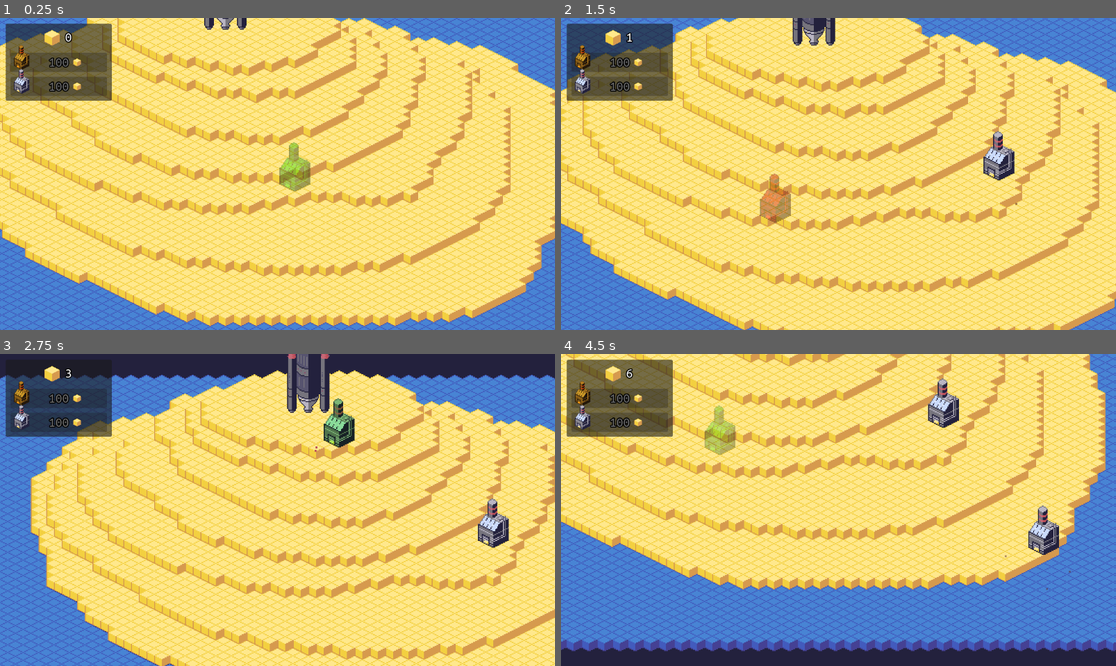
Above: before the commit, frames 1-4 (two rows, left to right).
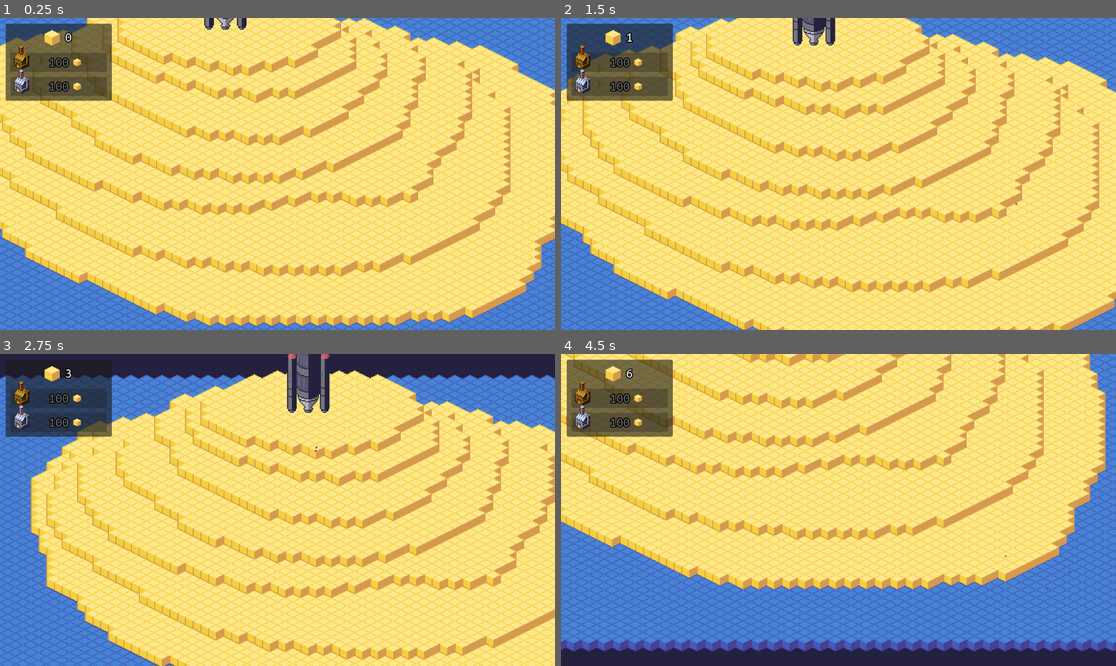
Above: after the commit, the same moments.

Repository: paul-maxime/rocket-of-sand
Game: Godot game, scene res://scenes/MainScene.tscn
The game is run twice, just before and just after one commit, with the same random seed, the same clock (stepped at 60 frames per second) and the same inputs.
Inputs (mouse positions are in pixels of both pictures, inside the frame that each line leads up to):
- Up to frame 1 (0.25 s): no input
- Up to frame 2 (1.5 s): move the mouse to (960, 158) at 0.52 s; click (960, 158) at 0.67 s; drag from (727, 189) to (810, 236) at 1.27 s
- Up to frame 3 (2.75 s): move the mouse to (333, 441) at 2.02 s; click (333, 441) at 2.17 s
- Up to frame 4 (4.5 s): drag from (810, 572) to (672, 463) at 2.77 s; move the mouse to (1005, 556) at 3.52 s; click (1005, 556) at 3.67 s; drag from (672, 463) to (755, 432) at 4.27 s

The runs differ from the first frame. In frame 1, 0.6% of the frame differs, in the area x 50-56%, y 39-56%; in frame 2, 1.2%; in frame 3, 1.2%; in frame 4, 1.8%, in the area x 25-90%, y 7-65%.

Commit message:
Link build to button

Diff:
--- a/scripts/BuildingManager.gd
+++ b/scripts/BuildingManager.gd
@@ -4,6 +4,8 @@
 @export var building_prefab: PackedScene
 
 var preview
+var build_mode = false
+var building_type = ''
 
 func _ready():
 	var event_manager = $'../EventManager'
@@ -12,9 +14,12 @@
 	preview.coordinates = []
 	preview.layer = 0
 	preview.island = tile_map
+	preview.visible = false
 	preview.get_child(0).visible = true
 	add_child(preview)
 	event_manager.block_hovered.connect(move_preview)
+	$'/root/MainScene/CanvasLayer/Panel/BuyDrillButton'.pressed.connect(preview_drill)
+	$'/root/MainScene/CanvasLayer/Panel/BuyFactoryButton'.pressed.connect(preview_factory)
 
 func check_free_space(layer, coordinate):
 	var cell = tile_map.get_cell_tile_data(layer, coordinate)
@@ -41,6 +46,8 @@
 	return building_coordinates
 
 func place_building(block_type, layer, coordinate, screen_coordinate, wall_click):
+	if (!build_mode):
+		return
 	var building_coordinates = get_valid_coordinates(block_type, layer, coordinate, wall_click)
 	if (building_coordinates == []):
 		return
@@ -54,6 +61,7 @@
 	tile_map.set_cell(layer + 1, building_coordinates[0], 1, Vector2i(4, 3))
 	# Spawn top part. Don't ask questions.
 	tile_map.set_cell(tile_map.get_layers_count() - 1, building_coordinates[1], 1, Vector2i(4, 0))
+	preview.get_child(0).material.set_shader_parameter('IsValid', false)
 
 func move_preview(block_type, layer, coordinate, screen_coordinate, on_wall):
 	var building_coordinates = get_valid_coordinates(block_type, layer, coordinate, on_wall)
@@ -63,3 +71,20 @@
 	else:
 		preview.get_child(0).material.set_shader_parameter('IsValid', false)
 		preview.position = (get_global_mouse_position() if on_wall else tile_map.map_to_local(coordinate + Vector2i(0, -2)))
+
+func set_build_mode(type):
+	var new_build_mode = building_type != type || !build_mode
+	building_type = type
+	build_mode = new_build_mode
+	preview.visible = new_build_mode
+
+func _input(event):
+	if build_mode && event is InputEventMouseButton && event.button_index == MOUSE_BUTTON_RIGHT:
+		build_mode = false
+		preview.visible = false
+
+func preview_drill():
+	set_build_mode('DRILL')
+
+func preview_factory():
+	set_build_mode('FACTORY')
